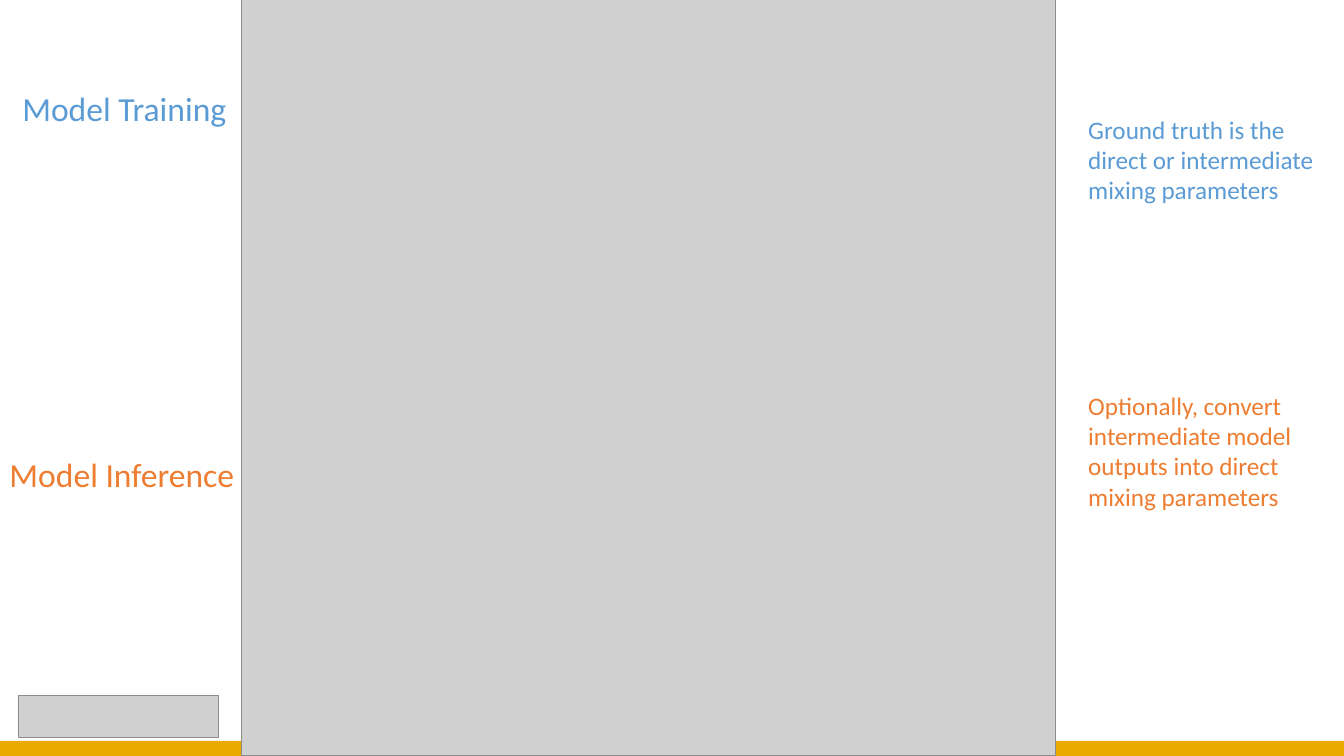
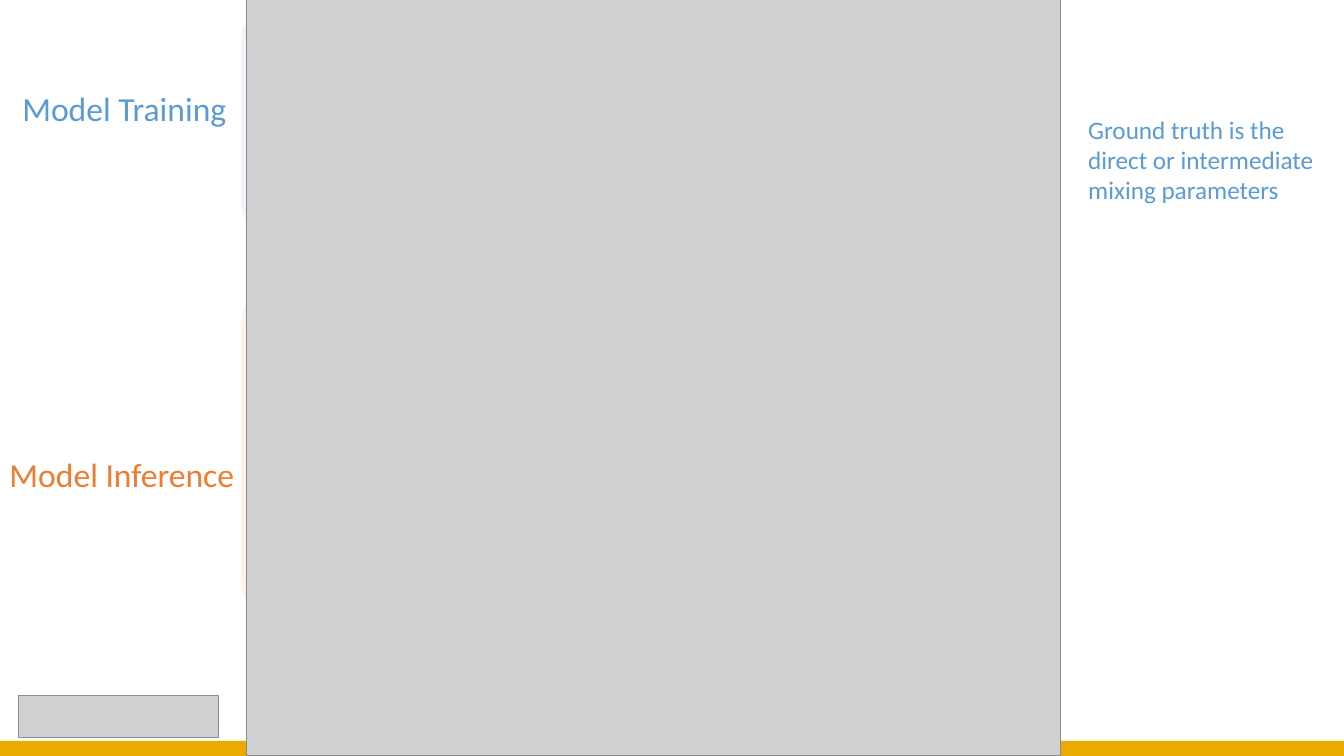
Before and after one commit to likelian/Lab_spring2022, a slide deck: slide 13 of doc/PPT_final/ Automatic Mixing.pptx (slide 12 before the commit). Drawn at 1344x756 pixels with LibreOffice and Linux fonts; fonts in the diff are those of the drawing; grey boxes stand for pictures; background and template pictures are left out. Boxes give left, top, right and bottom in pixels: in the first picture for what was removed or moved away, otherwise in the second. Text is boxed around its words. In the diff, an @@ line names an element or a change of style, - is before the commit and + after.

```diff
--- a/doc/PPT_final/ Automatic Mixing.pptx
+++ b/doc/PPT_final/ Automatic Mixing.pptx
@@ picture: place and size @@
-picture at (241, 0, 1056, 756)
+picture at (247, 0, 1062, 756)
@@ text removed at (1088, 397, 1291, 511) @@
-Optionally, convert intermediate model outputs into direct mixing parameters
```
Also in this commit, not shown: 6 other slides changed, 2 slides added, 1 slide removed, 8 other files.
